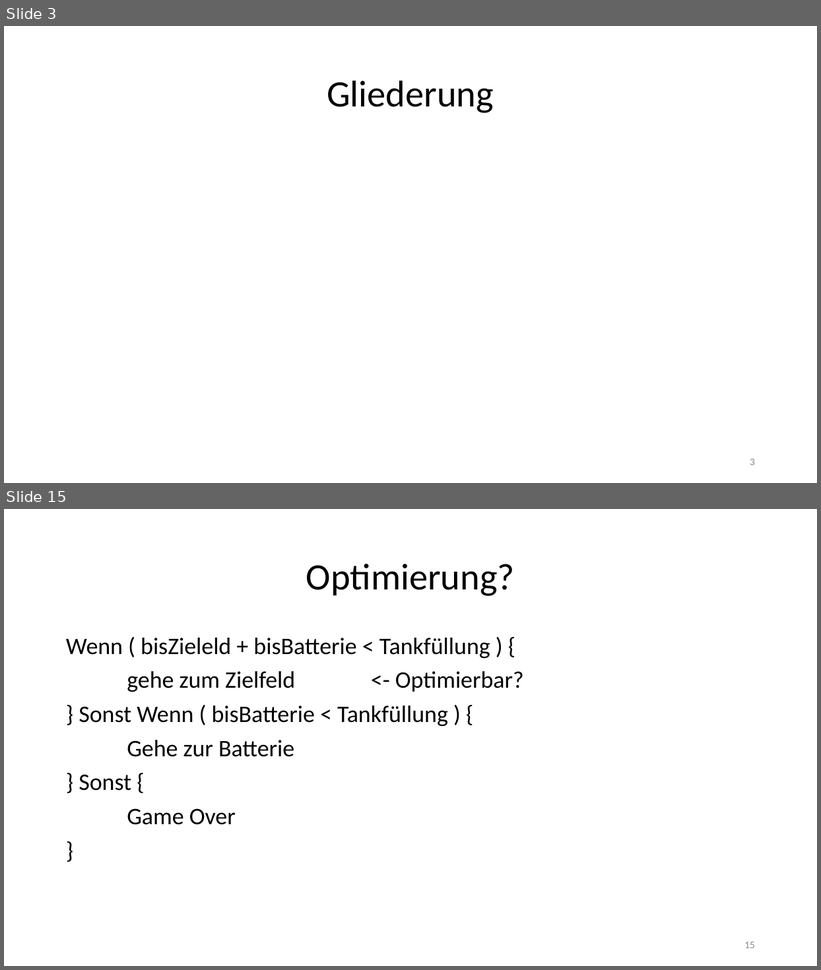
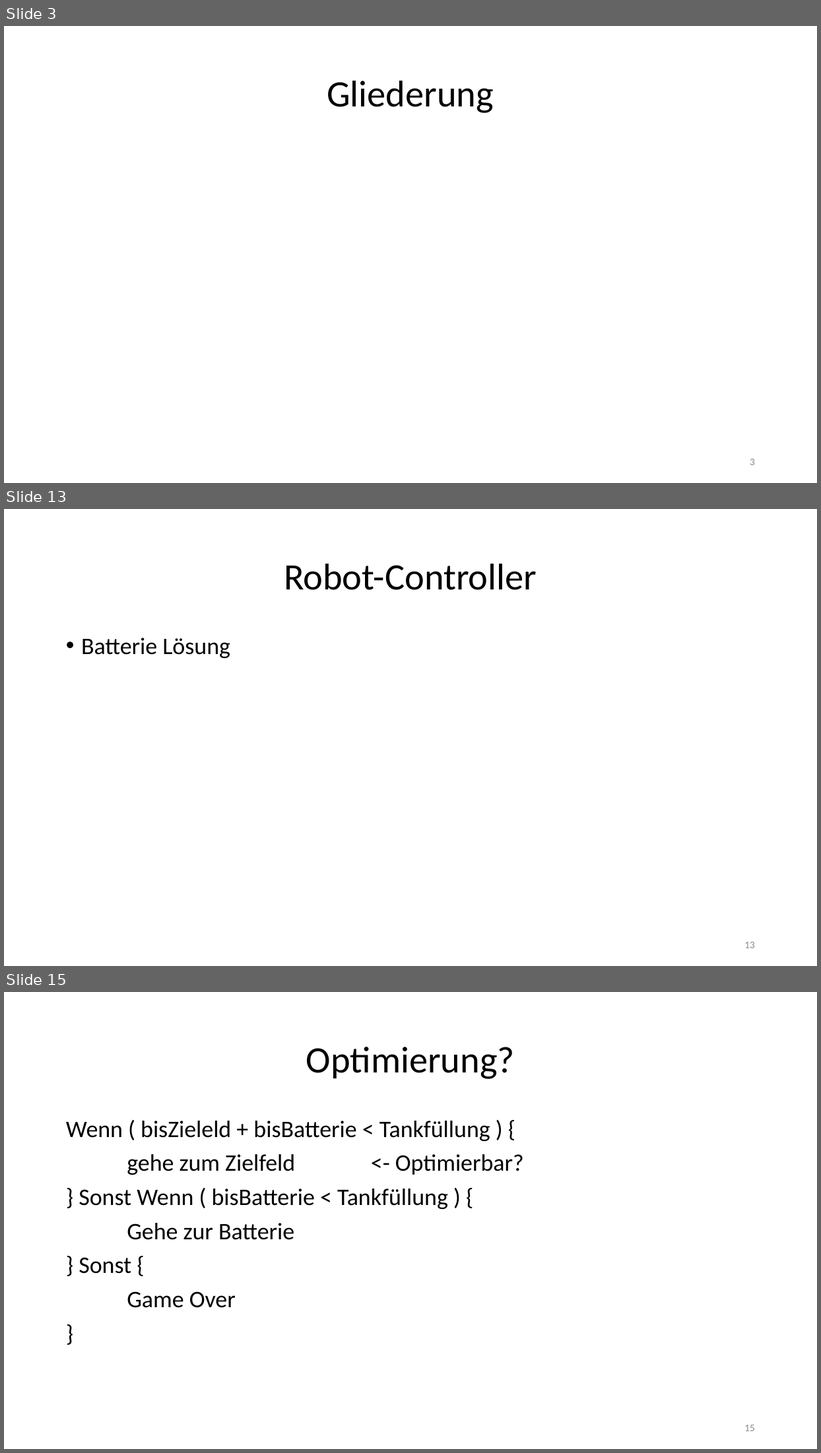
Before and after one commit to jhbruhn/fmes, a slide deck: Dokumentation/Roboter.pptx. Shown one above the other, each under a label of ours: slides 3 and 15 before the commit, slides 3, 13 and 15 after it; the slides between them are not shown. The pictures are 821x970 and 821x1453 pixels, drawn with LibreOffice and Linux fonts; fonts in the diff are those of the drawing. Boxes give left, top, right and bottom in pixels: in the first picture for what was removed or moved away, otherwise in the second. Text is boxed around its words. In the diff, an @@ line names an element or a change of style, - is before the commit and + after.

```diff
--- a/Dokumentation/Roboter.pptx
+++ b/Dokumentation/Roboter.pptx
@@ slide 13 added at bbox=[4, 509, 817, 966], background #FFFFFF @@
@@ title added at bbox=[284, 563, 537, 590], 44 pt, text #000000 @@
+Robot-Controller
@@ text added at bbox=[81, 638, 230, 658], 28 pt, text #000000 @@
+• Batterie Lösung
@@ page number added at bbox=[745, 942, 755, 949], 12 pt, text #8C8C8C @@
+13
```
Also in this commit, not shown: 5 slides changed, 6 other slides added, 7 slides removed, 9 other files.
